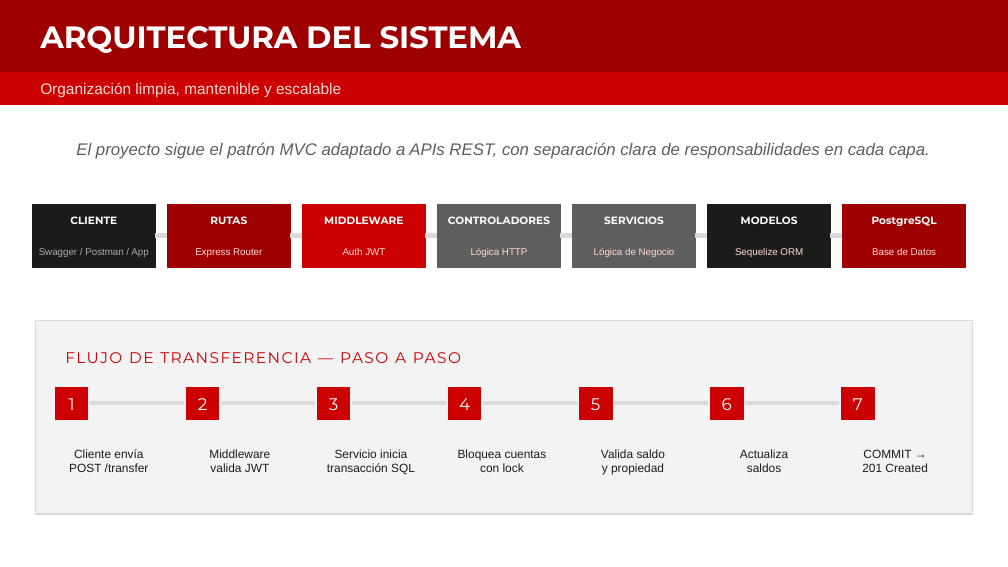
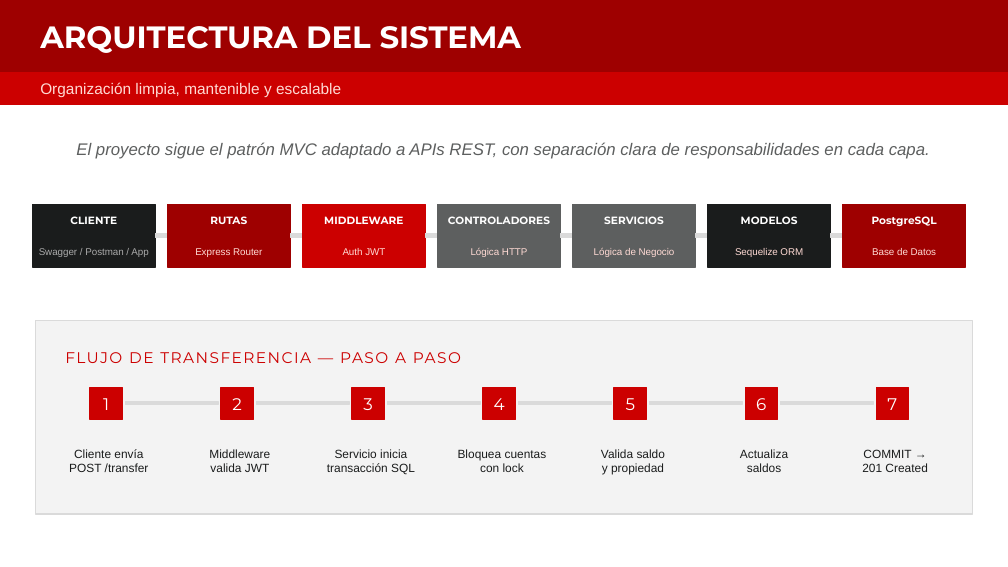
Before and after one commit to Jaldekoa/mazebank, a slide deck: slide 5 of Presentación Mazebank API.pptx. Drawn at 1008x567 pixels with LibreOffice and Linux fonts; fonts in the diff are those of the drawing. Boxes give left, top, right and bottom in pixels: in the first picture for what was removed or moved away, otherwise in the second. Text is boxed around its words. In the diff, an @@ line names an element or a change of style, - is before the commit and + after.

```diff
--- a/Presentación Mazebank API.pptx
+++ b/Presentación Mazebank API.pptx
@@ 13 rectangles, 7 texts: place and size @@
-13 rectangles, 7 texts at [55, 387, 874, 419]
+13 rectangles, 7 texts at [90, 387, 908, 419]
```
Also in this commit, not shown: 1 other slide changed.
